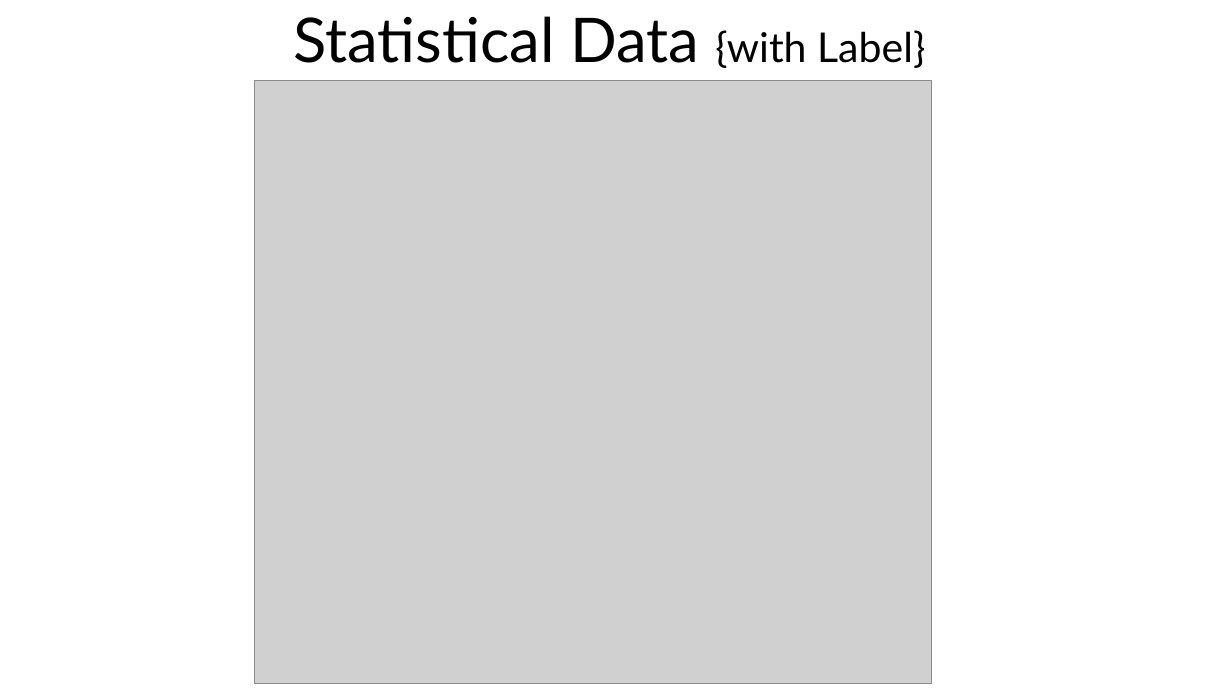
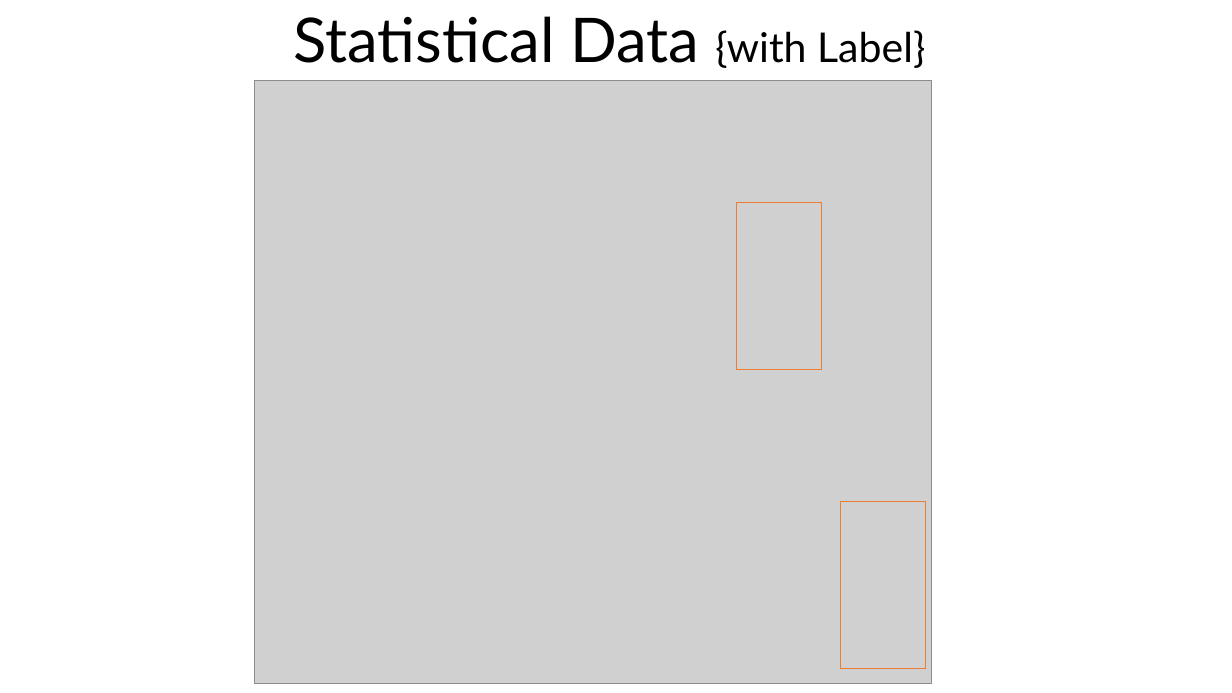
Before and after one commit to Akubue4U/PyProjects, a slide deck: slide 15 of MyBDAThesis/Akubue Simon - Thesis Presentation.pptx. Drawn at 1232x693 pixels with LibreOffice and Linux fonts; fonts in the diff are those of the drawing; grey boxes stand for pictures. Boxes give left, top, right and bottom in pixels: in the first picture for what was removed or moved away, otherwise in the second. Text is boxed around its words. In the diff, an @@ line names an element or a change of style, - is before the commit and + after.

```diff
--- a/MyBDAThesis/Akubue Simon - Thesis Presentation.pptx
+++ b/MyBDAThesis/Akubue Simon - Thesis Presentation.pptx
@@ rectangle added at (x1=737, y1=202, x2=822, y2=370), outline #ED7D31 1 pt @@
@@ rectangle added at (x1=841, y1=502, x2=926, y2=669), outline #ED7D31 1 pt @@
```
Also in this commit, not shown: 3 other slides changed, 1 slide added, 2 other files.
